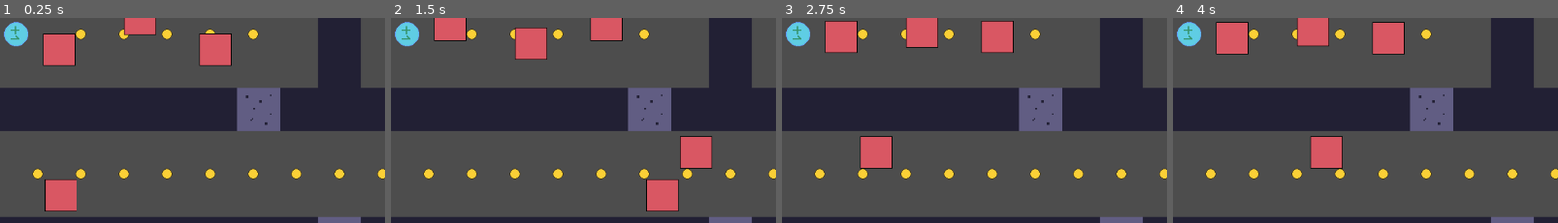
Above: before the commit, frames 1-4 (left to right).
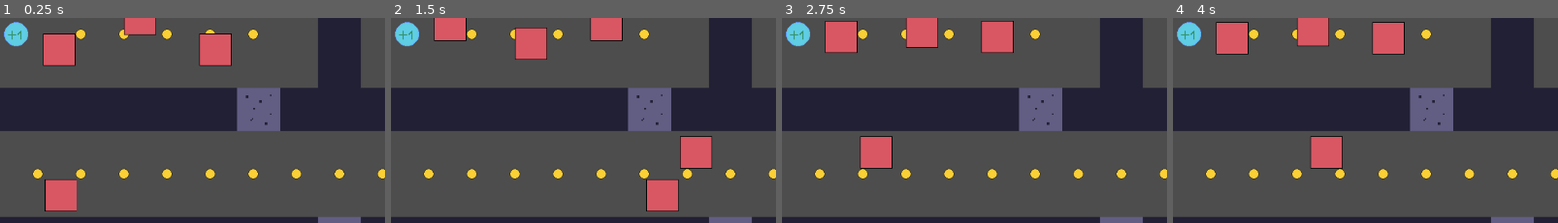
Above: after the commit, the same moments.

Repository: dfhalimi/mazeblaster
Game: Godot game, scene res://scenes/levels/level_05.tscn
Same seed, same stepped clock (60 frames per second), same inputs: the game is played once before the commit and once after it. This scene is started directly instead of the project's main scene.
Inputs (mouse positions are % of the whole screen's width and height, from its top left):
- Up to frame 1 (0.25 s): no input
- Up to frame 2 (1.5 s): move the mouse to (72, 47) at 0.52 s; press the mouse at (72, 47) at 0.53 s; hold D (right) 0.53-1.28 s; move the mouse to (30, 58) at 1.27 s; release the mouse at (30, 58) at 1.28 s; hold S (down) from 1.28 s (still down); click (30, 58) at 1.35 s
- Up to frame 3 (2.75 s): move the mouse to (60, 29) at 2.02 s; release S (down) at 2.03 s; press the mouse at (60, 29) at 2.03 s; hold D (right) from 2.03 s (still down)
- Up to frame 4 (4 s): move the mouse to (45, 74) at 2.77 s; release D (right) at 2.78 s; release the mouse at (45, 74) at 2.78 s; hold W (up) 2.78-3.53 s; click (45, 74) at 2.85 s; move the mouse to (80, 69) at 3.52 s; press the mouse at (80, 69) at 3.53 s; hold A (left) from 3.53 s (still down)
The pictures show only the part of the screen within x 6-56%, y 14-64%; the shares and areas given below are measured in that part.

The runs differ from the first frame. In frame 1, 0.1% of the frame differs, in the area x 2-6%, y 3-11%; in frame 2, 0.1%; in frame 3, 0.1%; in frame 4, 0.1%.

Commit message:
Rotated Ammo Pickup Fix

Diff:
--- a/scenes/levels/level_05.tscn
+++ b/scenes/levels/level_05.tscn
@@ -178,9 +178,6 @@
 [node name="Wall45" parent="Walls/OuterWallBottom2" instance=ExtResource("3_yqc6b")]
 position = Vector2(-411.998, -375.999)
 
-[node name="AmmoPickup" parent="Walls/OuterWallBottom2" instance=ExtResource("4_unncn")]
-position = Vector2(-523.998, 616.002)
-
 [node name="OuterWallTop" type="Node2D" parent="Walls"]
 position = Vector2(712, 0)
 rotation = 1.5708
@@ -540,3 +537,6 @@
 
 [node name="AmmoPickup2" parent="." instance=ExtResource("4_unncn")]
 position = Vector2(584, 536)
+
+[node name="AmmoPickup3" parent="." instance=ExtResource("4_unncn")]
+position = Vector2(104, 120)
